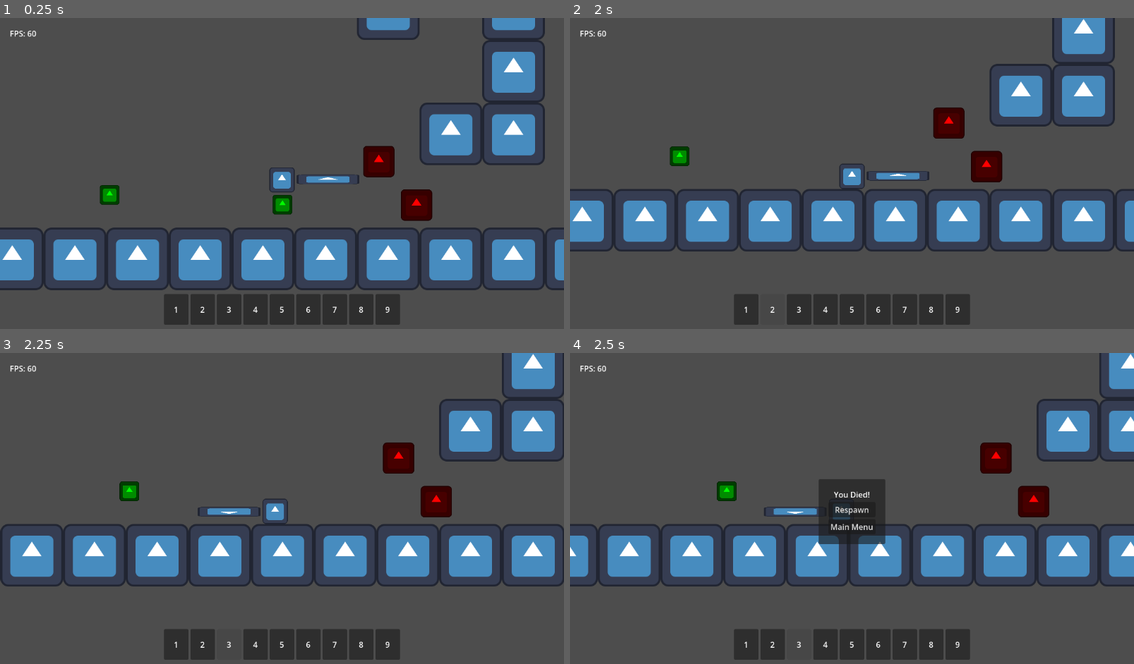
Above: before the commit, frames 1-4 (two rows, left to right).
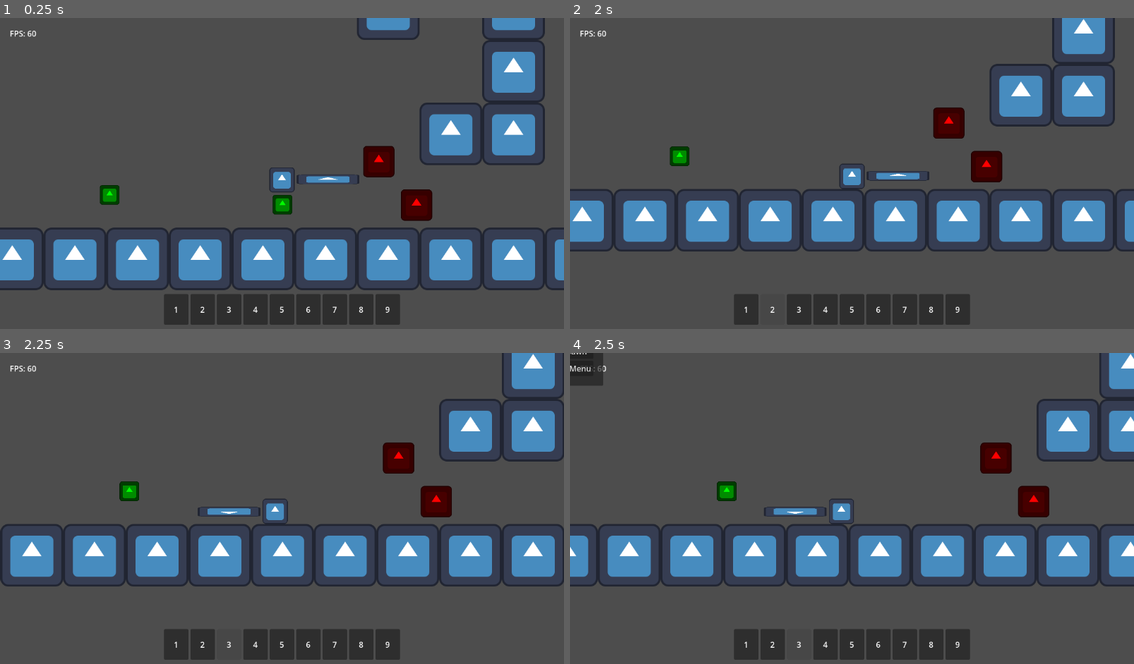
Above: after the commit, the same moments.

Repository: TheHumanMRP/RPG-Life-Tracker
Game: Godot game, scene res://Folders/Systems/Main/Scenes/main_scene.tscn
The game is run twice, just before and just after one commit, with the same random seed, the same clock (stepped at 60 frames per second) and the same inputs. The engine's default icon, where the game draws it, is replaced by a stand-in: a white triangle on a blue panel in a dark square.
Inputs (mouse positions are in pixels of both pictures, inside the frame that each line leads up to):
- Up to frame 1 (0.25 s): no input
- Up to frame 2 (2 s): drag from (744, 310) to (677, 157) at 0.52 s; drag from (773, 310) to (677, 154) at 1.27 s
- Up to frame 3 (2.25 s): tap Enter at 2 s; move the mouse to (231, 645) at 2.02 s; hold A (move_left) from 2.03 s (still down); tap T (add_test_sword) at 2.1 s; click (231, 645) at 2.17 s
- Up to frame 4 (2.5 s): keep holding A (move_left)

Frames 1-3 are identical in both runs. In frame 4, 2.9% of the frame differs, in the area x 0-56%, y 0-62%.
Error in both runs: Invalid access to property or key 'inventory_component' on a base object of type 'Resource (SaveData)'. (res://Folders/Systems/Globals/global.gd:38)

Commit message:
Auto commit at 2026-08-09 19:30:31

Diff:
--- a/Folders/Systems/Globals/global.gd
+++ b/Folders/Systems/Globals/global.gd
@@ -38,7 +38,7 @@
 		save_data.inventory_component.add_test_sword()
 
 	if current_game_state == GAME_STATES.Playing:
-		Input.mouse_mode = Input.MOUSE_MODE_HIDDEN
+		Input.mouse_mode = Input.MOUSE_MODE_CAPTURED
 		get_tree().paused = false
 	elif current_game_state == GAME_STATES.Menu:
 		Input.mouse_mode = Input.MOUSE_MODE_VISIBLE
--- a/Folders/Systems/Main/Scenes/main_scene.tscn
+++ b/Folders/Systems/Main/Scenes/main_scene.tscn
@@ -3,6 +3,7 @@
 [ext_resource type="PackedScene" uid="uid://dqf5jume5kohl" path="res://Folders/Systems/Level_Building_Blocks/Scenes/level.tscn" id="2_e7ifm"]
 [ext_resource type="PackedScene" uid="uid://bgbgfpngstnov" path="res://Folders/Systems/Main/Scenes/ui_layer.tscn" id="2_inmiq"]
 [ext_resource type="PackedScene" uid="uid://svisxss24oxa" path="res://Folders/Systems/Inventory_System/Scenes/inventory_ui_layer.tscn" id="3_e7ifm"]
+[ext_resource type="PackedScene" uid="uid://ck6amdbdbjx14" path="res://Folders/Systems/UIMenus/death_menu.tscn" id="4_33not"]
 
 [node name="MainScene" type="Node2D" unique_id=928742535]
 
@@ -11,3 +12,11 @@
 [node name="UILayer" parent="." unique_id=1819027134 instance=ExtResource("2_inmiq")]
 
 [node name="Inventory_UI_Layer" parent="." unique_id=1730334149 instance=ExtResource("3_e7ifm")]
+
+[node name="CanvasLayer" type="CanvasLayer" parent="." unique_id=1476901086]
+
+[node name="DeathMenu" parent="CanvasLayer" unique_id=1087901046 instance=ExtResource("4_33not")]
+offset_left = -644.0
+offset_top = -390.5
+offset_right = -508.0
+offset_bottom = -257.5
--- a/Folders/Systems/Main/Scenes/ui_layer.tscn
+++ b/Folders/Systems/Main/Scenes/ui_layer.tscn
@@ -1,16 +1,9 @@
 [gd_scene format=3 uid="uid://bgbgfpngstnov"]
 
 [ext_resource type="Script" uid="uid://cfjctevm3r2gq" path="res://Folders/Systems/Main/Scripts/ui_layer.gd" id="1_j4qr7"]
-[ext_resource type="PackedScene" uid="uid://ck6amdbdbjx14" path="res://Folders/Systems/UIMenus/death_menu.tscn" id="2_hxw6d"]
 
 [node name="UILayer" type="CanvasLayer" unique_id=1819027134]
 script = ExtResource("1_j4qr7")
-
-[node name="DeathMenu" parent="." unique_id=1087901046 instance=ExtResource("2_hxw6d")]
-offset_left = -68.0
-offset_top = -66.5
-offset_right = 68.0
-offset_bottom = 66.5
 
 [node name="Control" type="Control" parent="." unique_id=453981346]
 layout_mode = 3
